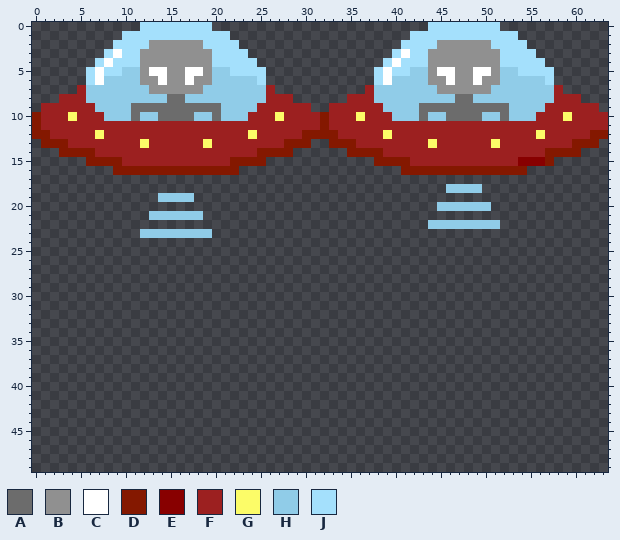
Sprite sheet: src/graphics/ships.png. This is how it looked before the edit.
The file is 64x192 pixels. Shown: x 0..63, y 0..49.
Palette (. is transparent): A #6c6c6c  B #909090  C #ffffff  D #841800  E #880000  F #9c2020  G #fcfc68  H #90cce8  J #a4e0fc
Pixels before (only the part around the change), first column x 0:
 0 ............JJJJJJJJ........................JJJJJJJJ............
 1 ..........JJJJJJJJJJJJ....................JJJJJJJJJJJJ..........
 2 .........JJJJBBBBBBJJJJ..................JJJJBBBBBBJJJJ.........
 3 ........JCJJBBBBBBBBJJJJ................JCJJBBBBBBBBJJJJ........
 4 .......JCJJJBBBBBBBBJJJJJ..............JCJJJBBBBBBBBJJJJJ.......
 5 ......JCJJHHBCCBBCCBHHJJJJ............JCJJHHBCCBBCCBHHJJJJ......
 6 ......JCHHHHBBCBBCBBHHHHHJ............JCHHHHBBCBBCBBHHHHHJ......
 7 .....FHHHHHHHBBBBBBHHHHHHHF..........FHHHHHHHBBBBBBHHHHHHHF.....
 8 ...FFFHHHHHHHHHAAHHHHHHHHHFFF......FFFHHHHHHHHHAAHHHHHHHHHFFF...
 9 .FFFFFFHHHHAAAAAAAAAAHHHHFFFFFF..FFFFFFHHHHAAAAAAAAAAHHHHFFFFFF.
10 DFFFGFFFHHHAHHAAAAHHAHHHFFFGFFFFDFFFGFFFHHHAHHAAAAHHAHHHFFFGFFFF
11 DFFFFFFFFFFFFFFFFFFFFFFFFFFFFFFFDFFFFFFFFFFFFFFFFFFFFFFFFFFFFFFF
12 DDFFFFFGFFFFFFFFFFFFFFFFGFFFFFDDDDFFFFFGFFFFFFFFFFFFFFFFGFFFFFDD
13 .DDDFFFFFFFFGFFFFFFGFFFFFFFFDDD..DDDFFFFFFFFGFFFFFFGFFFFFFFFDDD.
14 ...DDDDFFFFFFFFFFFFFFFFFFDDDD......DDDDFFFFFFFFFFFFFFFFFFDDDD...
15 ......DDDDFFFFFFFFFFFFDDDD............DDDDFFFFFFFFFFFFEEED......
16 .........DDDDDDDDDDDDDD..................DDDDDDDDDDDDDD.........
17 ................................................................
18 ..............................................HHHH..............
19 ..............HHHH..............................................
20 .............................................HHHHHH.............
21 .............HHHHHH.............................................
22 ............................................HHHHHHHH............
23 ............HHHHHHHH............................................
24 ................................................................
25 ................................................................
26 ................................................................
27 ................................................................
28 ................................................................
29 ................................................................
30 ................................................................
31 ................................................................
32 ................................................................
33 ................................................................
34 ................................................................
35 ................................................................
36 ................................................................
37 ................................................................
38 ................................................................
39 ................................................................
40 ................................................................
41 ................................................................
42 ................................................................
43 ................................................................
44 ................................................................
45 ................................................................
46 ................................................................
47 ................................................................
48 ................................................................
Once edited:
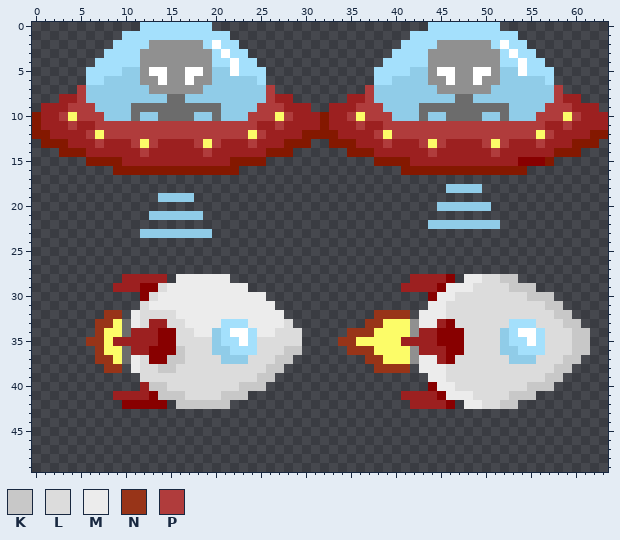
Colours new in this view: K #c8c8c8  L #dcdcdc  M #ececec  N #983418  P #b03c3c
Author's note on the commit: Finished Second Ship Rocket
The exact change:
Changed rows in their new state; - is an unchanged pixel.
first column x 3:
 2 -----------------C-------------------------------C--------
 3 ------J-----------C-------------------J-----------C-------
 4 -----J-------------C-----------------J-------------C------
 5 ----J--------------C----------------J--------------C------
 6 ----J-------------------------------J---------------------
 7 --P--------------------P----------P--------------------P--
 8 --P--------------------P----------P--------------------P--
 9 -PPP------------------PPP--------PPP------------------PPP-
10 P-PPP----------------PPP-P------P-PPP----------------PPP-P
11 -P--PPPPPPPPPPPPPPPPPP--P--------P--PPPPPPPPPPPPPPPPPP--P-
12 ---P-PPPPPPPPPPPPPPPP-P------------P-PPPPPPPPPPPPPPPP-P---
13 ----P---P-P----P-P---P--------------P---P-P----P-P---P----
14 ---F-----P------P-----F------------F-----P------P-----F---
first column x 6:
28 ----FFFFF-MMMMMM--------------------FFFFE-MMLLKK--------
29 ---FFFEELMMMMMMMMM-----------------FFFFEMMMLLLLKKK------
30 ------ELMMMMMMMMMMMM------------------EMMLLLLLLLLKKK----
31 ------LMMMMMMMMMMMMMM-----------------MMLLLLLLLLLLLKK---
32 --NN-MLLLLMMMMMMMMMMMM----------NNNN-MMMLLLLLLLLLLLLKK--
33 -NNGAMLFFLLMMMMJJJMMMML--------NNGGGBMMFELLLLLLJJJLLLKK-
34 -NGGAFFFEELLMMHJCCJMMLLL-----NNNGGGGBFFEEELLLLHJCCJLLLKK
35 NNGFFFFFEELLLLHJJCJLLLLL----NNGGGGGFFFFEEELLLLHJJCJLLLKK
36 -NGGAFFEEEKLLLHHJJJLLLKK-----NNNGGGGBFFFEELLLLHHJJJLLLKK
37 -NNGAMLEEKKLLLLHHHLLLKK--------NNGGGBMMFELLLLLLHHHLLLKK-
38 --NN-MLLKKLLLLLLLLLLKK----------NNNN-MMMLLLLLLLLLLLLKK--
39 ------LLLLLLLLLLLLLKK-----------------MMLLLLLLLLLLLKK---
40 ------FKKLLLLLLLLKKK------------------EMMLLLLLLLLKKK----
41 ---FFFFEKKKLLLLKKK-----------------FFFFEMMMLLLLKKK------
42 ----EEEEE-KKKKKK--------------------FFFFE-MMLLKK--------
Boxes around the changes in both pictures, in picture pixels (x1, y1, x2, y2):
changed: (59, 40, 293, 157)
changed: (347, 40, 581, 157)
added: (86, 274, 302, 409)
added: (338, 274, 590, 409)
